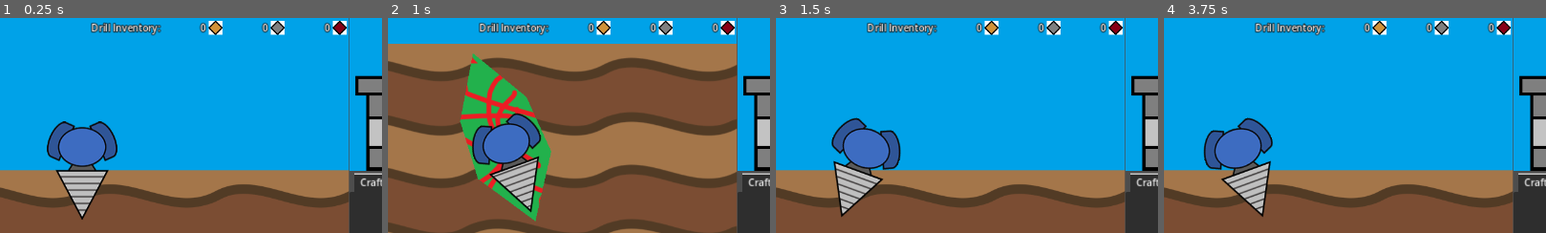
Above: before the commit, frames 1-4 (left to right).
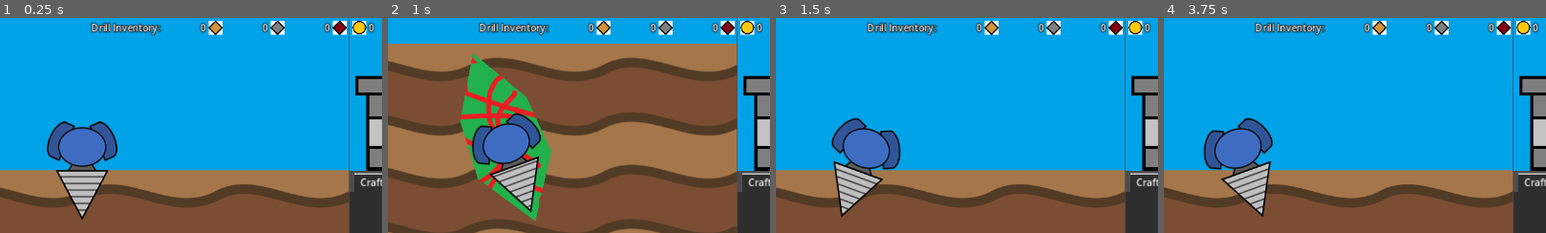
Above: after the commit, the same moments.

Repository: aNotSoCleverName/mechanicore
Game: Godot game, scene res://Main.tscn
The game is run twice, just before and just after one commit, with the same random seed, the same clock (stepped at 60 frames per second) and the same inputs.
Inputs:
- Up to frame 1 (0.25 s): no input
- Up to frame 2 (1 s): tap Enter (ui_accept) at 0.5, 0.77 s; hold Right (ui_right) from 0.53 s (still down); tap R at 0.6 s
- Up to frame 3 (1.5 s): release Right (ui_right) at 1.28 s; hold Left (ui_left) from 1.28 s (still down); tap R at 1.35 s
- Up to frame 4 (3.75 s): tap Enter (ui_accept) at 1.52, 3.5 s; release Left (ui_left) at 2.03 s; hold Right (ui_right) 2.03-2.75 s; tap R at 2.1, 3.6 s; click "Decline" at 2.75 s; hold Right (ui_right) from 3.53 s (still down)
The pictures show only the part of the screen within x 24-74%, y 0-50%; the shares and areas given below are measured in that part.

The runs differ from the first frame. In frame 1, 0.3% of the frame differs, in the area x 92-98%, y 1-8%; in frame 2, 0.3%; in frame 3, 0.3%; in frame 4, 0.3%.

Commit message:
Added feature to store money

Diff:
--- a/Base/Base.gd
+++ b/Base/Base.gd
@@ -14,6 +14,8 @@
 
 # Key = craftItem, value = amount
 static var craftItems: Dictionary = { };
+
+static var money: int = 0;
 
 func _on_tree_entered() -> void:
 	SignalBus_EndlessRun.drill_change_dock.connect(
@@ -42,6 +44,9 @@
 	SignalBus_Base.shop_sell.connect(
 		func (inCraftItem: CraftItem):
 			Base.craftItems[inCraftItem] -= 1;
+			Base.money += inCraftItem.price;
+
+			SignalBus_Base.update_inventory_money.emit(Base.money);
 	)
 
 func _ready() -> void:
--- a/Base/Base.tscn
+++ b/Base/Base.tscn
@@ -7,7 +7,10 @@
 [ext_resource type="Script" path="res://Base/Menu/Craft/Queue.gd" id="2_muuji"]
 [ext_resource type="PackedScene" uid="uid://dxewdcl3yp1eo" path="res://Base/Shop/Order.tscn" id="3_l61gs"]
 [ext_resource type="Script" path="res://Base/Shop/Queue.gd" id="3_qc2vo"]
+[ext_resource type="Texture2D" uid="uid://bptr6byvokmow" path="res://Base/Money.png" id="3_vkntu"]
 [ext_resource type="Resource" uid="uid://do7o06fuk17rd" path="res://Base/Menu/Craft/Craft Item/Resources/Test.tres" id="4_1pni4"]
+[ext_resource type="LabelSettings" uid="uid://ij0ls7r7u6aq" path="res://Simple Label.tres" id="4_g8vcw"]
+[ext_resource type="Script" path="res://Base/Shop/Money.gd" id="4_m4g0m"]
 [ext_resource type="Texture2D" uid="uid://bripmml1nnira" path="res://Endless Run/Ores/Ore3.png" id="5_ju8iy"]
 
 [sub_resource type="Resource" id="Resource_hecib"]
@@ -45,6 +48,33 @@
 [node name="Background" type="Sprite2D" parent="Shop/Shop"]
 texture = ExtResource("2_fxc1h")
 centered = false
+
+[node name="Top Bar" type="MarginContainer" parent="Shop/Shop"]
+anchors_preset = 10
+anchor_right = 1.0
+offset_bottom = 33.0
+grow_horizontal = 2
+theme_override_constants/margin_left = 5
+theme_override_constants/margin_top = 5
+theme_override_constants/margin_right = 5
+theme_override_constants/margin_bottom = 5
+
+[node name="HBoxContainer" type="HBoxContainer" parent="Shop/Shop/Top Bar"]
+layout_mode = 2
+
+[node name="Money" type="HBoxContainer" parent="Shop/Shop/Top Bar/HBoxContainer"]
+layout_mode = 2
+
+[node name="TextureRect" type="TextureRect" parent="Shop/Shop/Top Bar/HBoxContainer/Money"]
+layout_mode = 2
+texture = ExtResource("3_vkntu")
+expand_mode = 2
+
+[node name="Label" type="Label" parent="Shop/Shop/Top Bar/HBoxContainer/Money"]
+layout_mode = 2
+text = "0"
+label_settings = ExtResource("4_g8vcw")
+script = ExtResource("4_m4g0m")
 
 [node name="Order" parent="Shop/Shop" instance=ExtResource("3_l61gs")]
 offset_left = 58.0
@@ -128,6 +158,7 @@
 metadata/_tab_index = 1
 
 [connection signal="tree_entered" from="." to="." method="_on_tree_entered"]
+[connection signal="tree_entered" from="Shop/Shop/Top Bar/HBoxContainer/Money/Label" to="Shop/Shop/Top Bar/HBoxContainer/Money/Label" method="_on_tree_entered"]
 [connection signal="child_entered_tree" from="Shop/Shop/Queue" to="Shop/Shop/Queue" method="_on_child_entered_tree"]
 [connection signal="child_exiting_tree" from="Shop/Shop/Queue" to="Shop/Shop/Queue" method="_on_child_exiting_tree"]
 [connection signal="child_order_changed" from="Shop/Shop/Queue" to="Shop/Shop/Queue" method="_on_child_order_changed"]
--- /dev/null
+++ b/Base/Shop/Money.gd
@@ -0,0 +1,7 @@
+extends Label
+
+func _on_tree_entered():
+	SignalBus_Base.update_inventory_money.connect(
+		func (inMoney: int):
+			self.text = str(inMoney);
+	);
--- a/Global Script/Signal Bus - Base.gd
+++ b/Global Script/Signal Bus - Base.gd
@@ -9,6 +9,8 @@
 
 @warning_ignore("unused_signal")
 signal update_ore_inventory(inCurrentInventory: Dictionary);
+@warning_ignore("unused_signal")
+signal update_inventory_money(inMoney: int);
 
 @warning_ignore("unused_signal")
 signal shop_make_order(inAlienNode: AlienNode);
Not shown: 1 places in Base/Base.tscn that only renumber resources
